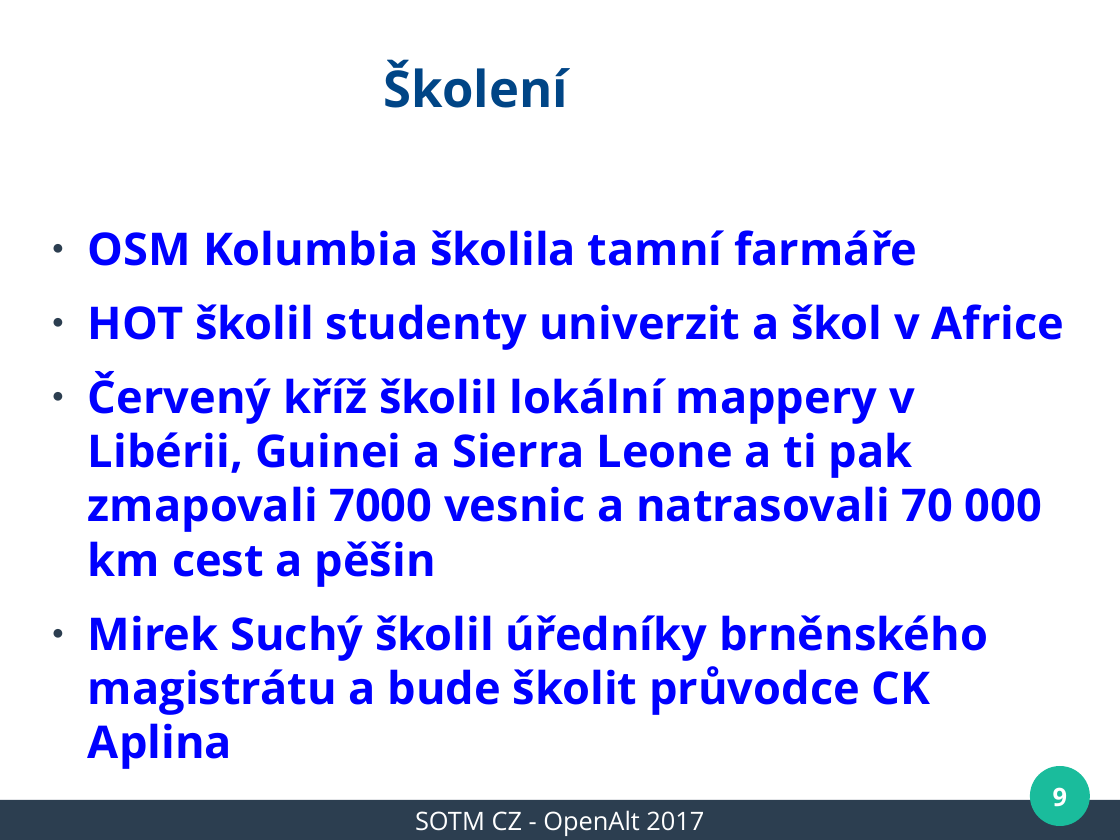
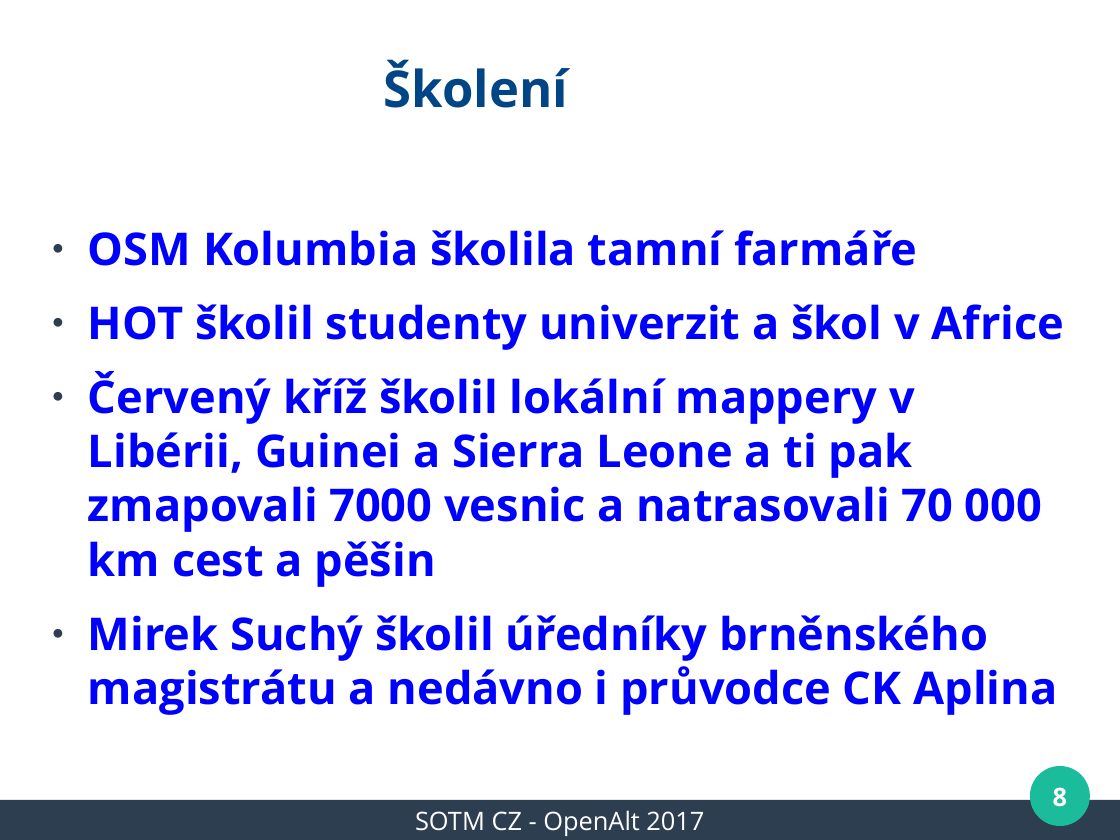
Before and after one commit to mkyral/osm, a slide deck: slide 8 of prezentace/SOTM_CZ_2017/mkyral_WeeklyOSM.odp (slide 9 before the commit). Drawn at 1120x840 pixels with LibreOffice and Linux fonts; fonts in the diff are those of the drawing; background and template pictures are left out. Boxes give left, top, right and bottom in pixels: in the first picture for what was removed or moved away, otherwise in the second. Text is boxed around its words. In the diff, an @@ line names an element or a change of style, - is before the commit and + after.

```diff
--- a/prezentace/SOTM_CZ_2017/mkyral_WeeklyOSM.odp
+++ b/prezentace/SOTM_CZ_2017/mkyral_WeeklyOSM.odp
@@ text at box(88, 615, 1057, 715): text changed @@
-● Mirek Suchý školil úředníky brněnského magistrátu a bude školit průvodce CK Aplina
+● Mirek Suchý školil úředníky brněnského magistrátu a nedávno i průvodce CK Aplina
@@ page number at box(1053, 787, 1067, 807): text changed @@
-9
+8
```
Also in this commit, not shown: 7 other slides changed, 1 slide removed, 3 other files.
